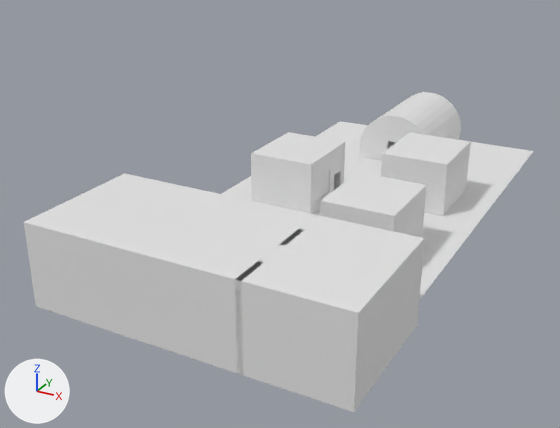
The FBX model OlimpiadasTech_Repo/OlimpiadasTech/Assets/_Project/Environment/Level1/PExplora.fbx: old version first, new version second.
Rendered twice from a 50 mm lens placed at (23.8, -72.5, 26.1), pointed at (-4.8, -20.4, 0.0). Arrows for +X, +Y and +Z are at lower left; the lights stay in place. Where no turn or scale is listed for an object, it has been applied to the vertices.
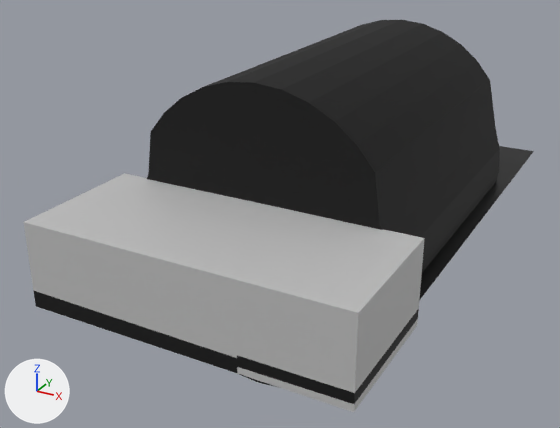
The change, as a list of edits to the scene's bpy script:
```text
Add mat_amarillo:
    mat_amarillo = principled_material('Amarillo')
    mat_amarillo.base_color = (0.565, 0.422, 0.0531)  # yellow #c6ae41
Add mat_azul:
    mat_azul = principled_material('Azul')
    mat_azul.base_color = (0.0, 0.176, 0.184)  # dark cyan #007477
Add mat_clarito:
    mat_clarito = principled_material('clarito')
    mat_clarito.base_color = (0.21, 0.444, 0.497)  # cyan #7eb2bb
Change me_cube_008:
    remove me_cube_008.from_pydata(...)  # 45 vertices, 34 faces; spans x -2.83..2.83, y -3.33..3.33, z -0.33..4.84
    add me_cube_008.from_pydata(...)  # 53 vertices, 42 faces; spans x -2.83..2.83, y -3.33..3.33, z -0.33..6.78
    me_cube_008 part 1
    5 faces are deleted
    8 vertices are added at x -2.83..2.83, y -3.33..3.33, z 5.86..6.78
    13 new faces join them, mat_clarito (cyan #7eb2bb)
    me_cube_008 part 2: 31 faces spanning x -2.83..2.83, y -3.33..3.33, z -0.33..4.84 switch from no material to mat_clarito (cyan #7eb2bb)
    add me_cube_008.materials.append(mat_vidrio)  # white #e7e7e7
Change me_cube_014:
    remove me_cube_014.from_pydata(...)  # 58 vertices, 39 faces; spans x -11.4..12.0, y -5.1..5.1, z -5.1..1.2
    add me_cube_014.from_pydata(...)  # 753 vertices, 667 faces; spans x -11.4..12.0, y -5.1..5.1, z -5.1..1.2
    me_cube_014 part 8: 7 vertices moved from x 4.6..5.0, y -5.1..5.1, z -4.5..1.2 to x 4.6..5.0, y -5.1..5.1, z -5.1..1.2; 10 vertices removed from x 4.6..5.0, y -5.1..5.1, z -5.1..0.6; 705 vertices added at x -11.4..12.0, y -5.1..5.1, z -5.1..1.2
    me_cube_014 part 9: 4 faces spanning x -11.4..6.2, y -5.1..5.1, z -4.5..1.2 switch from no material to mat_blanco (light grey #c0c0c0)
    add me_cube_014.materials.append(mat_negro)  # black #000000
Change me_cylinder:
    used by ob_cylinder; location = (-1.16, -0.28, 1.1); rotation_euler = (0.0, 0.0, -3.142), in degrees (0, 0, -180); scale = (-3.65, -3.65, -3.65)
    remove me_cylinder.from_pydata(...)  # 136 vertices, 74 faces; spans x -1.0..1.0, y -1.0..1.76, z -1.0..1.0
    add me_cylinder.from_pydata(...)  # 356 vertices, 277 faces; spans x -1.0..1.0, y -1.0..1.76, z -1.0..1.0
    me_cylinder part 3: 35 faces spanning x -1.0..1.0, y -1.0..1.76, z -1.0..1.0 switch from no material to mat_azul (dark cyan #007577)
    add me_cylinder.materials.append(mat_blanco)  # light grey #c0c0c0
    add me_cylinder.materials.append(mat_negro)  # black #000000
Change me_cube_009:
    remove me_cube_009.from_pydata(...)  # 45 vertices, 34 faces; spans x -2.83..2.83, y -3.33..3.33, z -0.33..4.84
    add me_cube_009.from_pydata(...)  # 75 vertices, 64 faces; spans x -2.83..2.83, y -3.33..15.09, z -0.33..9.06
    me_cube_009 part 4
    5 faces are deleted
    16 vertices are added at x -2.83..2.83, y -2.33..15.09, z 4.1..9.06
    14 new vertices lie (5.66, 0.0, 0.0) away from vertices in x -2.83, y -2.33..15.09, z 4.1..9.06
    35 new faces join them, mat_amarillo (yellow #c6ae41)
    me_cube_009 part 5: 21 faces spanning x -2.83..2.83, y -3.33..3.33, z -0.33..4.84 switch from no material to mat_amarillo (yellow #c6ae41)
    add me_cube_009.materials.append(mat_vidrio)  # white #e7e7e7
    add me_cube_009.materials.append(mat_rosa)  # purple #cc63e7
Change me_cube_002:
    where me_cube_002.from_pydata(...)  # 45 vertices, 34 faces; spans x -2.83..2.83, y -3.33..3.33, z -0.33..4.84
    me_cube_002 part 6: 19 faces spanning x -2.83..2.83, y -3.33..3.33, z -0.33..4.84 switch from no material to mat_amarillo (yellow #c6ae41)
    add me_cube_002.materials.append(mat_vidrio)  # white #e7e7e7
    add me_cube_002.materials.append(mat_verde)  # green #40c438
Change me_plane_001:
    remove me_plane_001.from_pydata(...)  # 4 vertices, 1 face; spans x -10.9..10.9, y -19.9..26.3, z 0.0
    add me_plane_001.from_pydata(...)  # 152 vertices, 127 faces; spans x -10.9..10.9, y -19.9..26.3, z 0.0
    me_plane_001 part 7: 148 vertices added at x -10.9..10.9, y -19.9..-10.7, z 0.0
    add me_plane_001.materials.append(mat_suelo)  # black #000000
    add me_plane_001.materials.append(mat_blanco)  # light grey #c0c0c0
    add me_plane_001.materials.append(mat_negro)  # black #000000
Add ob_cylinder_001:
    ob_cylinder_001 = bpy.data.objects.new('Cylinder.001', me_cylinder_001)  # 110 vertices, 37 faces; spans x -10.3..10.3, y -30.2..-3.6, z -10.3..12.8; in mat_negro (black #000000)
    ob_cylinder_001.location = (-1.16, -0.28, 1.1)
```

Where the change shows, as pixel boxes [x1, y1, x2, y2] in the pictures (560 x 428 px):
'Cylinder.001', added (black): after [147, 20, 500, 387]
part 1 of me_cube_008, built on: before [252, 132, 344, 164]
part 2 of me_cube_008, recoloured: before [251, 142, 345, 214]
part 3 of me_cylinder, recoloured: before [359, 92, 461, 161]
part 4 of me_cube_009, built on: before [321, 172, 426, 216]
part 5 of me_cube_009, recoloured: before [320, 186, 426, 237]
part 6 of me_cube_002, recoloured: before [381, 132, 471, 216]
part 7 of me_plane_001, added (black): after [419, 146, 534, 300]
part 8 of me_cube_014, built on: before [24, 222, 243, 375]; after [24, 216, 425, 412]
part 9 of me_cube_014, recoloured (white to grey): [25, 173, 316, 279] in both
